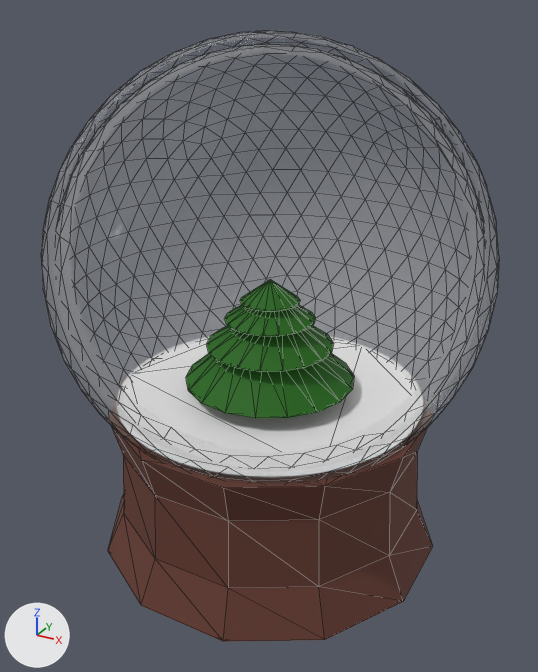
The glTF model public/models/snow-globe.glb as it was, and as the next commit left it.
Camera for both pictures: a 50 mm camera at (4.68, -8.55, 7.52) aimed at (0.06, -0.14, 3.31). Arrows for +X, +Y and +Z are at lower left; the lights stay in place. Mesh edges are drawn as thin lines. Everything nearer to the camera than a plane just in front of the edit is cut away. Vertices at the same position are counted once.

Names of what the first picture shows: 'base', 'base-snow', 'glass-ball', 'tree-leaves'.
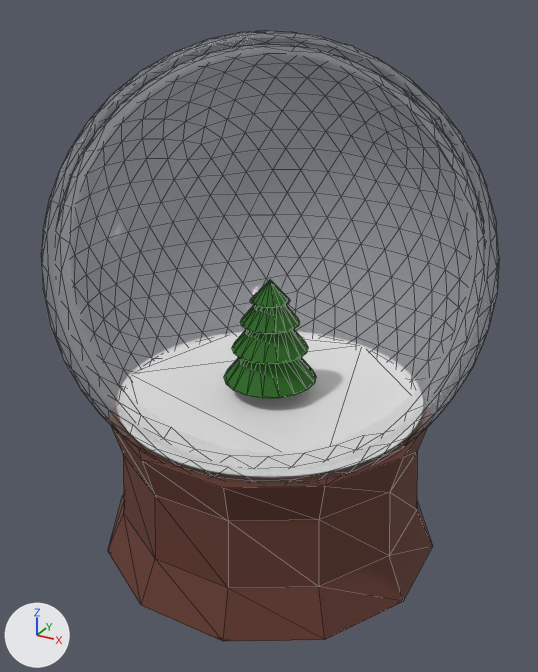
Location of each change, [x1, y1, x2, y2] in pixels of the pictures (538 x 672 px):
'tree-leaves', reshaped (45% narrower, 15% shorter): before [186, 279, 354, 418]; after [224, 280, 316, 398]

The change, as a list of edits to the scene's bpy script:
```text
Change me_cylinder_004:
    used by ob_tree_leaves; location = (0.0, 0.0, 0.0)
    remove me_cylinder_004.from_pydata(...)  # 127 vertices, 250 faces; spans x -1.21..1.21, y -1.23..1.23, z 2.6..4.1
    add me_cylinder_004.from_pydata(...)  # 127 vertices, 250 faces; spans x -0.66..0.66, y -0.67..0.67, z 2.6..4.1
    me_cylinder_004 part 1: 126 of 127 vertices moved; they spanned x -1.21..1.21, y -1.23..1.23, z 2.6..3.79 and now span x -0.66..0.66, y -0.67..0.67, z 2.6..3.79; mean shift (0.0, 0.0, -0.03); largest move (-1.21, -0.21, 2.6) -> (-0.66, -0.12, 2.6)
```
